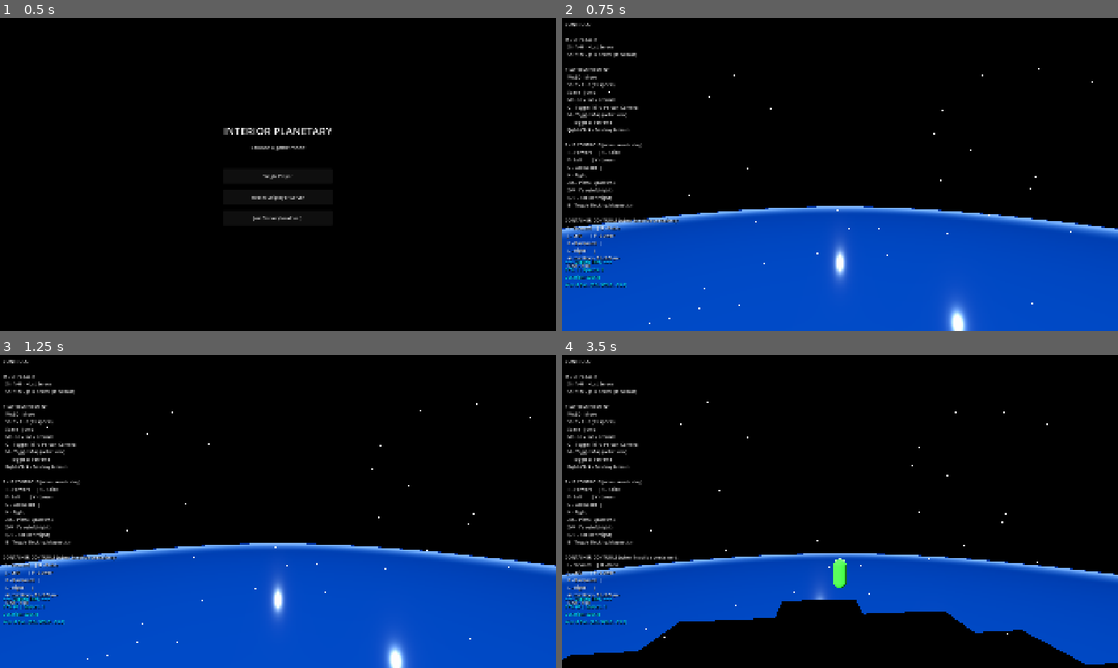
Above: before the commit, frames 1-4 (two rows, left to right).
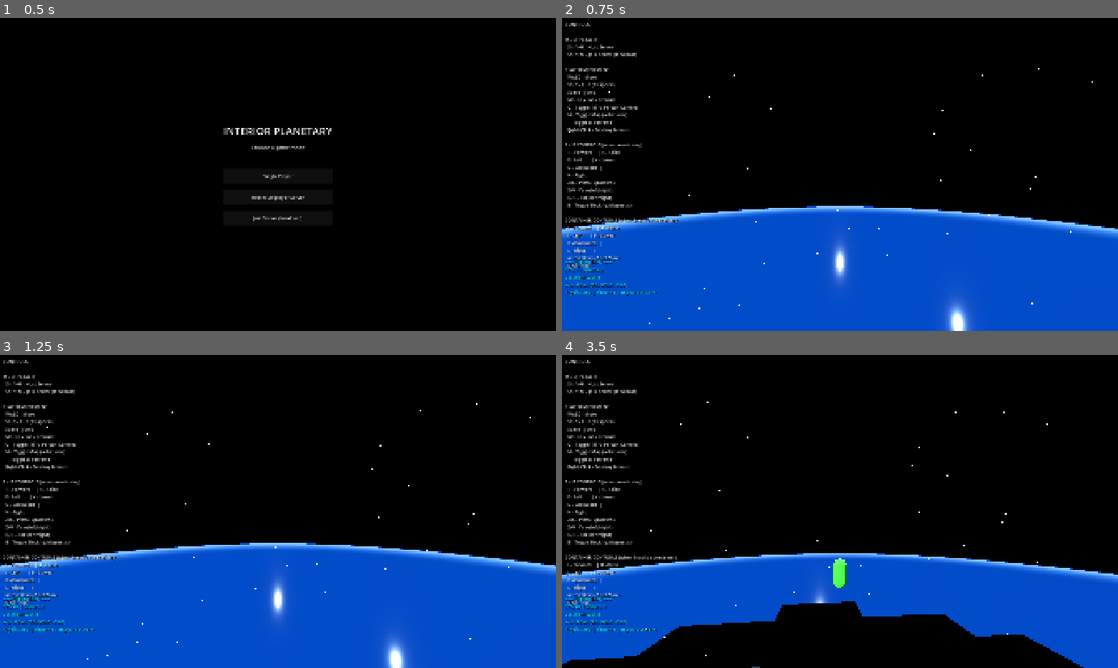
Above: after the commit, the same moments.

Repository: lmf-git/planetaryterrainwithvehicleinteriors
Game: Godot game, scene res://main.tscn
Two runs of this game, one before a commit and one after it. Both use one fixed random seed, a clock stepped at 60 frames per second and the inputs below.
Inputs (mouse positions are in pixels of both pictures, inside the frame that each line leads up to):
- Up to frame 1 (0.5 s): no input
- Up to frame 2 (0.75 s): click "Single Player" at 0.5 s
- Up to frame 3 (1.25 s): no input
- Up to frame 4 (3.5 s): tap Enter at 1.25 s; move the mouse to (867, 511) at 1.27 s; hold W from 1.28 s (still down); tap O at 1.35 s; click (867, 511) at 1.42 s; tap Space (ui_accept) at 1.52, 2.27 s; move the mouse to (812, 511) at 2.02 s; tap Shift at 2.1 s; move the mouse to (851, 505) at 2.77 s; hold H from 2.78 s (still down)

Frame 1 is identical in both runs. In frame 2, 0.5% of the frame differs, in the area x 0-100%, y 60-89%; in frame 3, 0.7%; in frame 4, 3.5%, in the area x 0-100%, y 63-100%.

Commit message:
Terrain destruction working well, adjusting water submersion - broken wip

Diff:
--- a/character_controller.gd
+++ b/character_controller.gd
@@ -31,6 +31,9 @@
 # State
 var is_in_vehicle: bool = false  # Start OUTSIDE vehicle
 var is_in_container: bool = false
+var debug_grounded:    bool  = false
+var debug_in_water:    bool  = false
+var debug_water_depth: float = 0.0   # radial depth of body centre below water surface (negative = above)
 var current_space: String = "space"  # Start in world space: 'vehicle_interior', 'space', 'container_interior'
 var transition_lock: bool = false  # Prevents movement during transition frame
 
@@ -323,8 +326,9 @@
 	var velocity: Vector3 = PhysicsServer3D.body_get_state(current_body, PhysicsServer3D.BODY_STATE_LINEAR_VELOCITY)
 
 	# Track grounded state and gravity direction for movement section below
-	var is_grounded := false
-	var to_center   := Vector3.DOWN   # updated in world-space branch
+	var is_grounded  := false
+	var is_in_water  := false
+	var to_center    := Vector3.DOWN   # updated in world-space branch
 
 	# Apply gravity manually in all spaces
 	if is_in_vehicle or is_in_container:
@@ -347,12 +351,16 @@
 			velocity -= to_center * drag_accel * delta
 
 		# ── Buoyancy: 4 bottom corners of the player capsule ──────────────────
-		# The capsule is ~0.4 radius, ~1.8 tall — corners at foot level.
-		const PLAYER_HW : float = 0.4
-		const PLAYER_HH : float = 0.9
-		var up : Vector3 = -to_center
-		var total_depth : float = 0.0
-		var wet_count   : int   = 0
+		# Depth is measured radially from the planet centre so it is correct at
+		# any latitude and naturally follows the sphere — no Y-axis approximation
+		# and no curvature-correction hack needed.
+		const PLAYER_HW  : float = 0.4
+		const PLAYER_HH  : float = 0.7  # matches capsule half-height
+		var up           : Vector3 = -to_center
+		var planet_c     : Vector3 = Vector3(0.0, -PlanetTerrain.PLANET_RADIUS, 0.0)
+		var water_r      : float   = PlanetTerrain.PLANET_RADIUS + PlanetTerrain.WATER_LEVEL
+		var total_depth  : float   = 0.0
+		var wet_count    : int     = 0
 		var foot_corners : Array[Vector3] = [
 			Vector3(-PLAYER_HW, -PLAYER_HH, -PLAYER_HW),
 			Vector3( PLAYER_HW, -PLAYER_HH, -PLAYER_HW),
@@ -361,8 +369,7 @@
 		]
 		for lc in foot_corners:
 			var wc    : Vector3 = body_tf * lc
-			var wy    : float   = PlanetTerrain.water_surface_y(wc.x, wc.z)
-			var depth : float   = wy - wc.y
+			var depth : float   = water_r - wc.distance_to(planet_c)
 			if depth > 0.0:
 				total_depth += depth
 				wet_count   += 1
@@ -372,9 +379,17 @@
 			# violently past the surface. Equilibrium: buoyancy = gravity at 1 unit depth.
 			var buoy_depth : float = minf(avg_depth, 2.0)
 			velocity += up * (buoy_depth * 20.0) * delta
-			# Water drag — apply after so full-speed swimmers slow gradually
-			var drag : float = 1.0 - clamp(4.0 * delta, 0.0, 0.7)
-			velocity *= drag
+			# Split drag into vertical and horizontal components.
+			# Vertical: overdamped (c≈10 > c_crit≈8.9) to kill oscillation after
+			# high-speed entries — stops the player from bouncing above the sphere.
+			# Horizontal: light drag so swimming stays responsive.
+			var vert  : float  = velocity.dot(up)
+			var horiz : Vector3 = velocity - up * vert
+			vert  *= 1.0 - clamp(10.0 * delta, 0.0, 0.95)
+			horiz *= 1.0 - clamp(3.0 * delta, 0.0, 0.70)
+			velocity = horiz + up * vert
+			is_in_water = true
+
 
 	# Grounded check — used to switch between tight ground control and airborne 6DOF
 	is_grounded = _check_ground(current_body)
@@ -396,7 +411,7 @@
 				velocity.x = 0.0
 			if abs(velocity.z) < 0.1:
 				velocity.z = 0.0
-	elif is_grounded:
+	elif is_grounded and not is_in_water:
 		if input_direction.length() > 0:
 			var current_speed = run_speed if is_running else move_speed
 			var move_vec = input_direction.normalized() * current_speed
@@ -437,6 +452,14 @@
 				var up: Vector3 = (body_tf2.origin - Vector3(0.0, -PlanetTerrain.PLANET_RADIUS, 0.0)).normalized()
 				velocity += up * jump_force
 
+	# Expose state for debug display
+	debug_grounded = is_grounded
+	debug_in_water  = is_in_water
+	if world_body.is_valid() and not (is_in_vehicle or is_in_container):
+		var _dbg_tf : Transform3D = PhysicsServer3D.body_get_state(world_body, PhysicsServer3D.BODY_STATE_TRANSFORM)
+		var _planet_c := Vector3(0.0, -PlanetTerrain.PLANET_RADIUS, 0.0)
+		debug_water_depth = (PlanetTerrain.PLANET_RADIUS + PlanetTerrain.WATER_LEVEL) - _dbg_tf.origin.distance_to(_planet_c)
+
 	# Set velocity
 	PhysicsServer3D.body_set_state(current_body, PhysicsServer3D.BODY_STATE_LINEAR_VELOCITY, velocity)
 
@@ -553,11 +576,28 @@
 		var world_transform: Transform3D = PhysicsServer3D.body_get_state(world_body, PhysicsServer3D.BODY_STATE_TRANSFORM)
 		character_visual.global_position = world_transform.origin
 
-		# Update target to world up
-		target_visual_basis = Basis.IDENTITY
-
-		# Use transitioning basis (smoothly follows target)
-		character_visual.global_transform.basis = current_visual_basis
+		# Orient visual along local planetary up so the capsule stands perpendicular
+		# to the sphere surface.  Without this the world-Y-aligned capsule tilts
+		# relative to the water/terrain surface as the player moves away from the
+		# spawn pole, making the waterline appear at different heights.
+		var planet_c_v := Vector3(0.0, -PlanetTerrain.PLANET_RADIUS, 0.0)
+		var local_up   := (world_transform.origin - planet_c_v).normalized()
+		var ref_right  := Vector3.RIGHT
+		if abs(local_up.dot(ref_right)) > 0.9:
+			ref_right = Vector3.FORWARD
+		var local_z    := local_up.cross(ref_right).normalized()
+		var local_x    := local_z.cross(local_up).normalized()
+		var planet_basis := Basis(local_x, local_up, -local_z)
+
+		target_visual_basis = planet_basis
+
+		# When not mid-transition keep current_visual_basis in sync so any
+		# subsequent vehicle-entry slerp starts from the correct orientation.
+		if not is_reorienting:
+			current_visual_basis = planet_basis
+			character_visual.global_transform.basis = planet_basis
+		else:
+			character_visual.global_transform.basis = current_visual_basis
 
 	# Character visibility handled by camera system
 	# Don't set visibility here - let dual_camera_view control it
@@ -631,7 +671,7 @@
 	var down := Vector3(0.0, -1.0, 0.0)
 	if not (is_in_vehicle or is_in_container):
 		down = (Vector3(0.0, -PlanetTerrain.PLANET_RADIUS, 0.0) - from).normalized()
-	var to = from + down * 1.15  # capsule bottom (1.0) + small skin
+	var to = from + down * 0.80  # capsule half-height (0.7) + 0.1 skin
 
 	# Get the space the body is in
 	var space = PhysicsServer3D.body_get_space(body)
--- a/game_manager.gd
+++ b/game_manager.gd
@@ -794,16 +794,23 @@
 	if has_enet_peer:
 		player_info = "Players: %d | ID: %d | " % [players.size(), local_player.player_id if local_player else 0]
 
+	var water_str  = "IN WATER" if local_player.debug_in_water  else "dry"
+	var ground_str = "GROUNDED" if local_player.debug_grounded  else "airborne"
+	var depth_val  = local_player.debug_water_depth
+	var depth_str  = "depth %.2fm" % depth_val if depth_val > -9999.0 else ""
+
 	debug_label.text = """=== DEBUG INFO ===
 %sFPS: %.0f | Spaces: %d
 Location: %s
 World Pos: (%.1f, %.1f, %.1f)
+Physics: %s | %s | %s
 %s""" % [
 		player_info,
 		fps_counter,
 		active_spaces,
 		detailed_location,
 		world_pos.x, world_pos.y, world_pos.z,
+		water_str, ground_str, depth_str,
 		proxy_info
 	]
 
--- a/main.tscn
+++ b/main.tscn
@@ -1,8 +1,8 @@
-[gd_scene load_steps=2 format=3 uid="uid://bvq8qxfwxg3y5"]
+[gd_scene format=3 uid="uid://bvq8qxfwxg3y5"]
 
 [ext_resource type="Script" uid="uid://cubtujvs2anoh" path="res://game_manager.gd" id="1_abc123"]
 
-[node name="GameManager" type="Node3D"]
+[node name="GameManager" type="Node3D" unique_id=1271947324]
 script = ExtResource("1_abc123")
 
-[node name="Node" type="Node" parent="."]
+[node name="Node" type="Node" parent="." unique_id=1749448647]
--- a/planet_terrain.gd
+++ b/planet_terrain.gd
@@ -755,7 +755,12 @@
 	var flat_blend : float = clamp((dist_from_origin - FLAT_RADIUS) / 150.0, 0.0, 1.0)
 	flat_blend = flat_blend * flat_blend
 
-	var h : float = lerpf(0.0, sphere_y, flat_blend) + clampf(combined, -0.12, 1.0) * MAX_HEIGHT * flat_blend
+	# Use sphere_y (not 0.0) as the flat-zone baseline so the zone follows the
+	# planet sphere surface. The water sphere is always |WATER_LEVEL| below
+	# sphere_y everywhere, giving a constant 5 m gap. With the old 0.0 baseline
+	# the gap grew to ~27 m at r=1500 m, so destroyed terrain sat above the
+	# water sphere at the edges → player walked on water / varying submersion.
+	var h : float = sphere_y + clampf(combined, -0.12, 1.0) * MAX_HEIGHT * flat_blend
 
 	# City flat zones
 	for zone in _city_flat_zones:
@@ -1006,12 +1011,66 @@
 	sphere.height          = radius * 2.0
 	sphere.radial_segments = 96
 	sphere.rings           = 64
-	var mat := StandardMaterial3D.new()
-	mat.albedo_color = Color(0.06, 0.22, 0.52, 0.70)
-	mat.transparency = BaseMaterial3D.TRANSPARENCY_ALPHA
-	mat.roughness    = 0.04
-	mat.metallic     = 0.15
-	mat.cull_mode    = BaseMaterial3D.CULL_BACK
+
+	# Ray-sphere shader: each fragment ray-casts to the exact mathematical sphere so
+	# the visible water surface is pixel-perfect regardless of polygon faceting.
+	# A SphereMesh at radius 50 000 m with 96×64 segments sags up to ~13 m at triangle
+	# midpoints — far more than WATER_LEVEL (-5 m) — which made the player appear to
+	# float above the visible mesh while buoyancy (which uses the exact radius) was correct.
+	var shader := Shader.new()
+	shader.code = """
+shader_type spatial;
+render_mode blend_mix, depth_draw_never, cull_disabled;
+
+uniform vec3  sphere_center;
+uniform float sphere_radius;
+
+varying vec3 world_pos;
+
+void vertex() {
+    world_pos = (MODEL_MATRIX * vec4(VERTEX, 1.0)).xyz;
+}
+
+void fragment() {
+    vec3  cam = INV_VIEW_MATRIX[3].xyz;
+    vec3  d   = normalize(world_pos - cam);
+    vec3  oc  = cam - sphere_center;
+    float b   = dot(oc, d);
+    float c   = dot(oc, oc) - sphere_radius * sphere_radius;
+    float h   = b * b - c;
+    if (h < 0.0) discard;
+
+    float sh = sqrt(h);
+    float t;
+
+    if (c < 0.0) {
+        // Camera is inside the sphere (underwater) — render the far exit intersection.
+        // All sphere polygons appear back-facing from inside, FRONT_FACING = false.
+        t = -b + sh;
+    } else {
+        // Camera is outside — render the near entry intersection.
+        // Discard back-face fragments (far hemisphere) to avoid double-blending.
+        if (!FRONT_FACING) discard;
+        t = -b - sh;
+    }
+    if (t <= 0.0) discard;
+
+    vec3 hit = cam + t * d;
+    vec3 N   = normalize(hit - sphere_center);
+
+    ALBEDO    = vec3(0.06, 0.22, 0.52);
+    ALPHA     = 0.70;
+    NORMAL    = normalize(mat3(VIEW_MATRIX) * N);
+    ROUGHNESS = 0.04;
+    METALLIC  = 0.15;
+}
+"""
+
+	var mat := ShaderMaterial.new()
+	mat.shader = shader
+	mat.set_shader_parameter("sphere_center", Vector3(0.0, -PLANET_RADIUS, 0.0))
+	mat.set_shader_parameter("sphere_radius", radius)
+
 	var mi := MeshInstance3D.new()
 	mi.name              = "WaterSphere"
 	mi.mesh              = sphere
